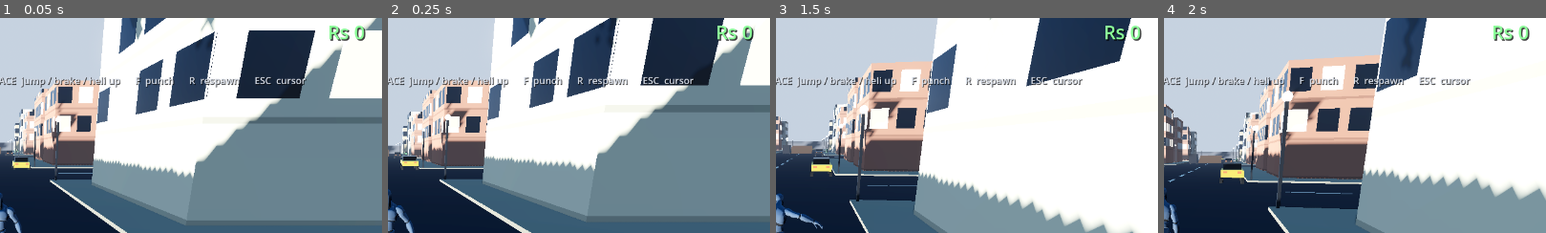
Above: before the commit, frames 1-4 (left to right).
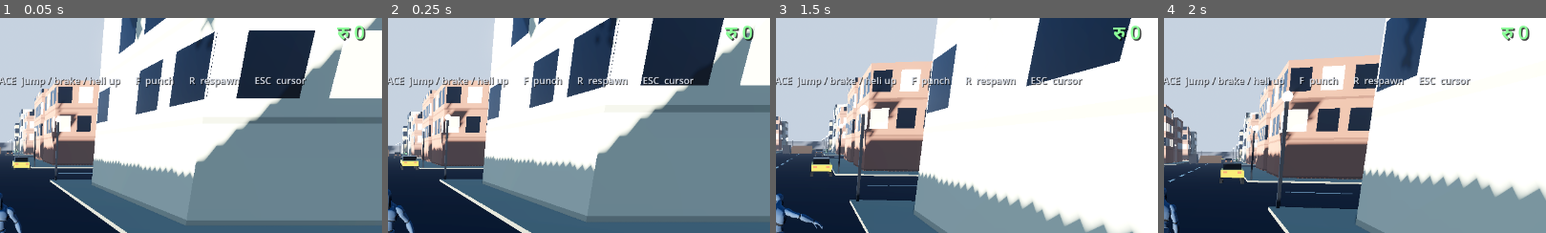
Above: after the commit, the same moments.

Repository: 320ninja/ninja-game
Game: Godot game, scene res://scenes/world.tscn
Same seed, same stepped clock (60 frames per second), same inputs: the game is played once before the commit and once after it.
Inputs (mouse positions are % of the whole screen's width and height, from its top left):
- Up to frame 1 (0.05 s): no input
- Up to frame 2 (0.25 s): no input
- Up to frame 3 (1.5 s): tap Enter at 0.5 s; move the mouse to (55, 50) at 0.52 s; hold Shift 0.53-1.28 s; hold W from 0.53 s (still down); tap Space at 0.77 s; move the mouse to (45, 50) at 1.27 s; tap R at 1.35 s
- Up to frame 4 (2 s): keep holding W; tap Space at 1.52 s
The pictures show only the part of the screen within x 50-100%, y 3-53%; the shares and areas given below are measured in that part.

The runs differ from the first frame. In frame 1, 0.3% of the frame differs, in the area x 86-92%, y 3-11%; in frame 2, 0.3%; in frame 3, 0.3%; in frame 4, 0.3%.

Commit message:
Rename branding config to ktmmap.json, city Kathmandu, currency रु
- branding.json -> ktmmap.json (city pack for Kathmandu)
- city_name: Jhapa City -> Kathmandu
- currency_symbol: Rs -> रु
- wallet.gd reads from ktmmap.json

Co-Authored-By: Claude Sonnet 4.6 <noreply@anthropic.com>
Claude-Session: https://claude.ai/code/session_01Usx4FbpyoARYxKMRN7FD8S

Diff:
--- /dev/null
+++ b/ktmmap.json
@@ -0,0 +1,6 @@
+{
+  "game_name": "Ninja",
+  "city_name": "Kathmandu",
+  "primary_color": "#c0392b",
+  "currency_symbol": "रु"
+}
--- a/scripts/wallet.gd
+++ b/scripts/wallet.gd
@@ -6,7 +6,7 @@
 
 signal money_changed(amount: int)
 
-const BRANDING_PATH := "res://branding.json"
+const BRANDING_PATH := "res://ktmmap.json"
 
 var money := 0
 ## Read from branding.json so a rebrand can change it without code.
